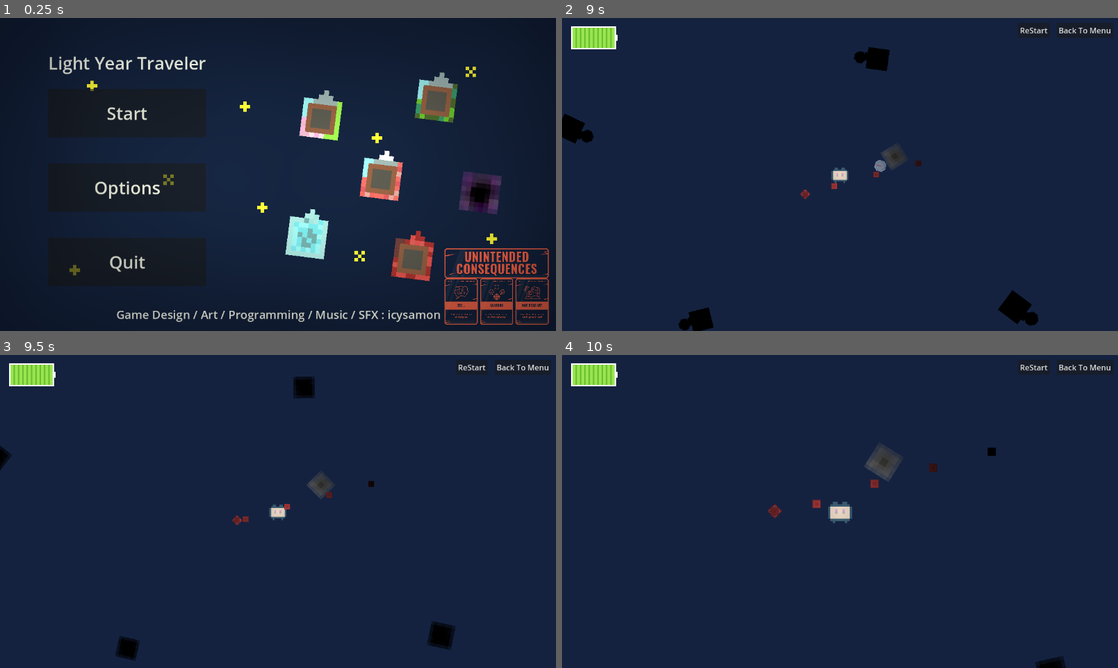
Above: before the commit, frames 1-4 (two rows, left to right).
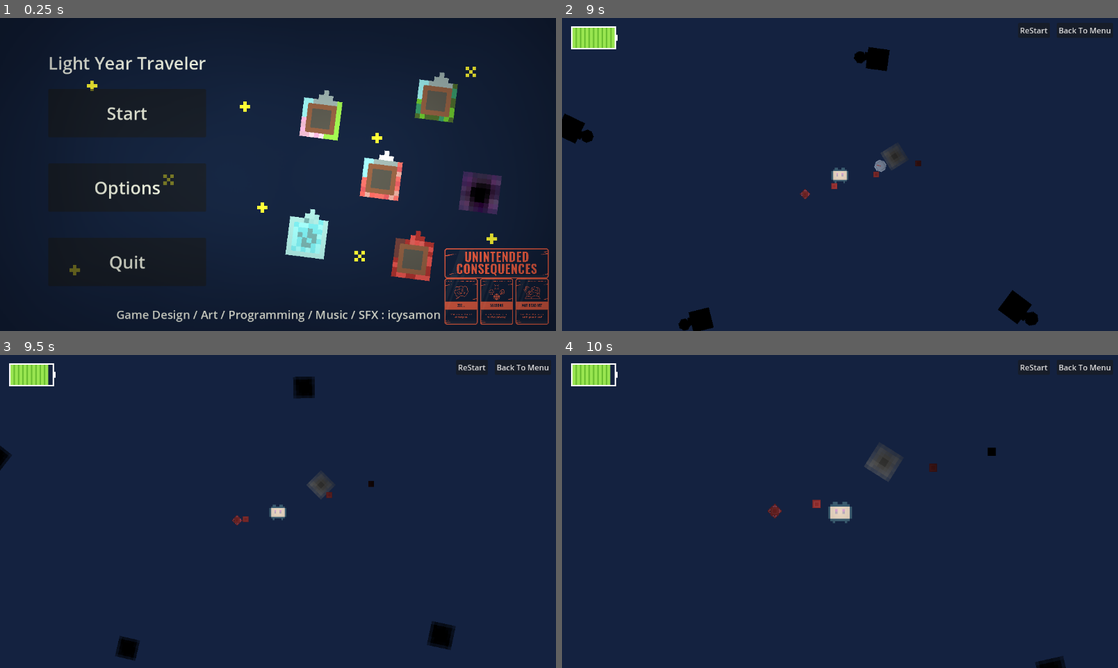
Above: after the commit, the same moments.

Repository: icysamon/LightYearsTraveler
Game: Godot game, scene res://scene/main/menu.tscn
The game is run twice, just before and just after one commit, with the same random seed, the same clock (stepped at 60 frames per second) and the same inputs.
Inputs (mouse positions are in pixels of both pictures, inside the frame that each line leads up to):
- Up to frame 1 (0.25 s): no input
- Up to frame 2 (9 s): click "Start" at 0.5 s; click "ReStart" at 1.25 s; click "ReStart" at 2 s; click "ReStart" at 2.75 s; click "Back To Menu" at 3.5 s; click "Start" at 4.25 s; move the mouse to (789, 299) at 5.02 s; hold Right mouse button (attack) 5.03-5.78 s; move the mouse to (979, 136) at 5.77 s; click (979, 136) at 5.85 s; move the mouse to (945, 43) at 6.52 s; hold Up (zoom in) 6.53-7.28 s; move the mouse to (812, 237) at 7.27 s; tap Down (zoom out) at 7.35 s; move the mouse to (595, 124) at 8.02 s; hold Right mouse button (attack) 8.03-8.78 s; move the mouse to (1023, 309) at 8.77 s; click (1023, 309) at 8.85 s
- Up to frame 3 (9.5 s): no input
- Up to frame 4 (10 s): move the mouse to (867, 511) at 9.52 s; hold Up (zoom in) from 9.53 s (still down)

Frames 1-2 are identical in both runs. In frame 3, less than 0.1% of the frame differs, in the area x 8-53%, y 3-50%; in frame 4, 0.1%, in the area x 8-57%, y 3-43%.
Error before the commit: Invalid access to property or key 'stamina' on a base object of type 'Sprite2D (bullet.gd)'. (res://scripts/bullet/bullet.gd:18)

Commit message:
fix: bullet

Diff:
--- a/scripts/bullet/bullet.gd
+++ b/scripts/bullet/bullet.gd
@@ -14,6 +14,7 @@
 	position += dir * speed * delta
 
 func _on_area_2d_area_entered(area):
-	if area.area_type == "bullet":
+	if area.area_type == "player":
 		area.owner.stamina -= 1
+		queue_free()
 	pass
